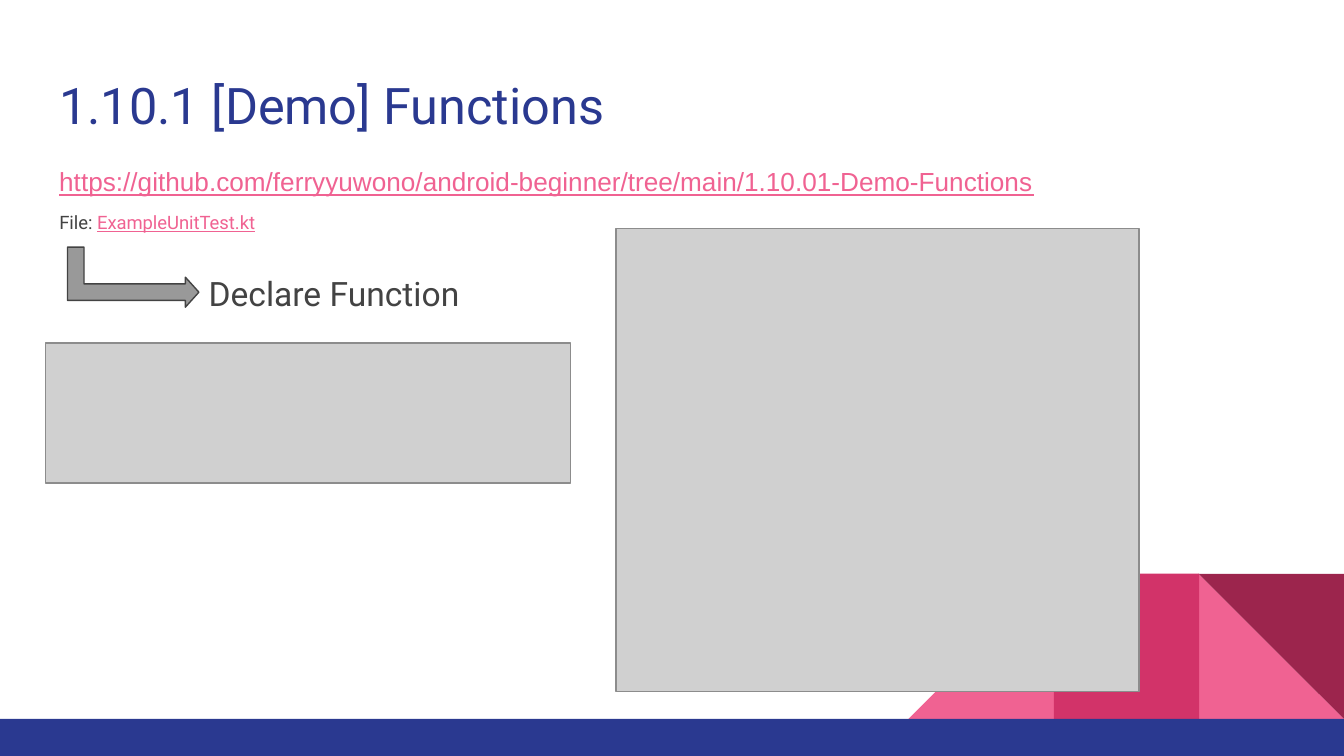
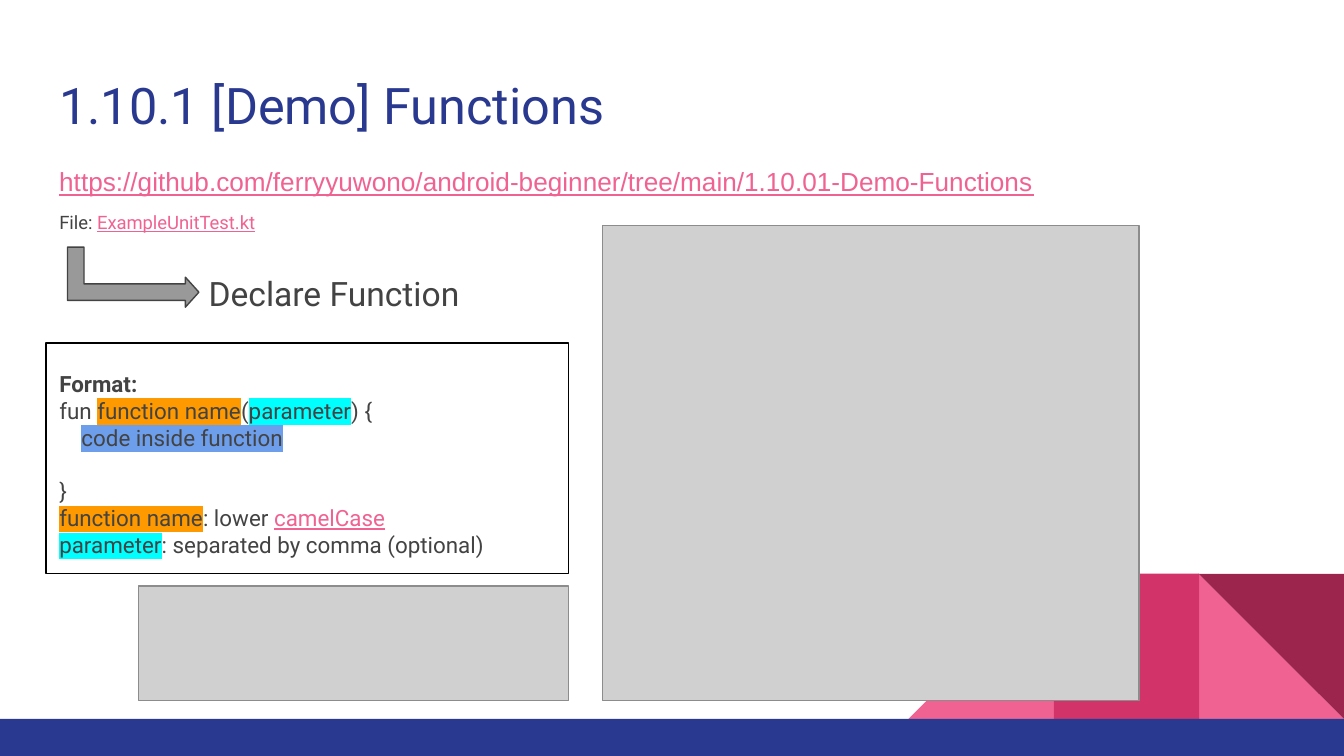
Before and after one commit to ferryyuwono/android-beginner, a slide deck: slide 39 of Beginner Level for Android Development using Kotlin - Module 1.pptx. Drawn at 1344x756 pixels with LibreOffice and Linux fonts; fonts in the diff are those of the drawing; grey boxes stand for pictures. Boxes give left, top, right and bottom in pixels: in the first picture for what was removed or moved away, otherwise in the second. Text is boxed around its words. In the diff, an @@ line names an element or a change of style, - is before the commit and + after.

```diff
--- a/Beginner Level for Android Development using Kotlin - Module 1.pptx
+++ b/Beginner Level for Android Development using Kotlin - Module 1.pptx
@@ picture: place and size @@
-picture at (616, 228, 1138, 692)
+picture at (602, 226, 1138, 702)
@@ rectangle added at (46, 343, 569, 574), outline #000000 0.75 pt, 12 pt, text #434343 @@
+Format:
+fun function name(parameter) {
+code inside function
+}
+function name: lower camelCase
+parameter: separated by comma (optional)
@@ picture: place and size @@
-picture at (46, 343, 571, 482)
+picture at (138, 586, 569, 700)
```
Also in this commit, not shown: 10 other slides changed, 7 slides added, 7 slides removed.
